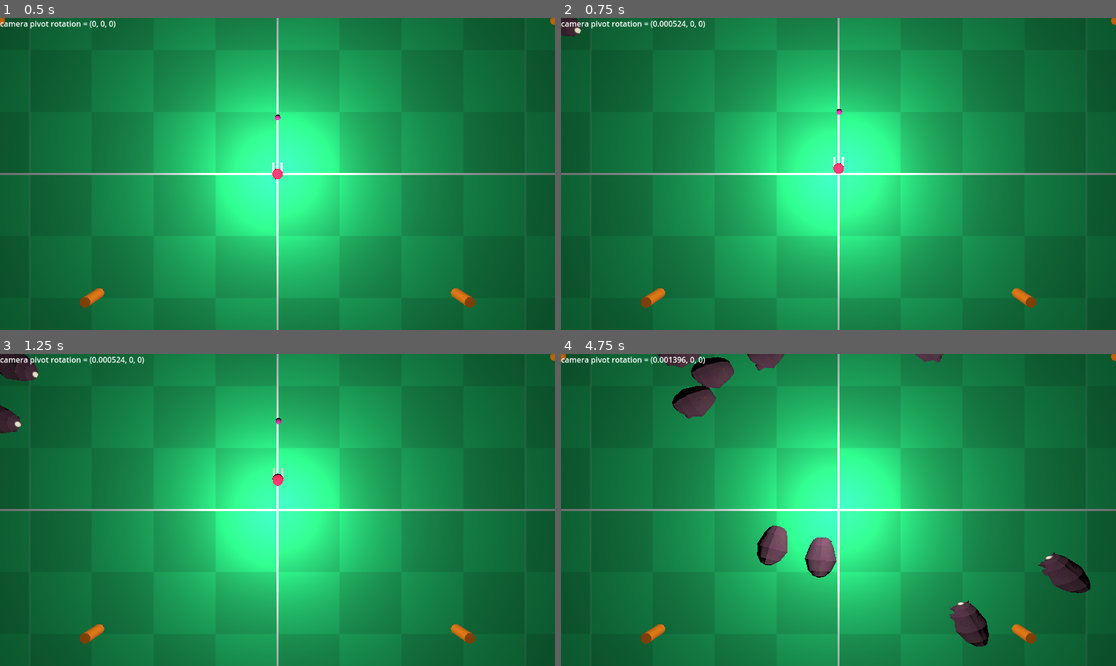
Above: before the commit, frames 1-4 (two rows, left to right).
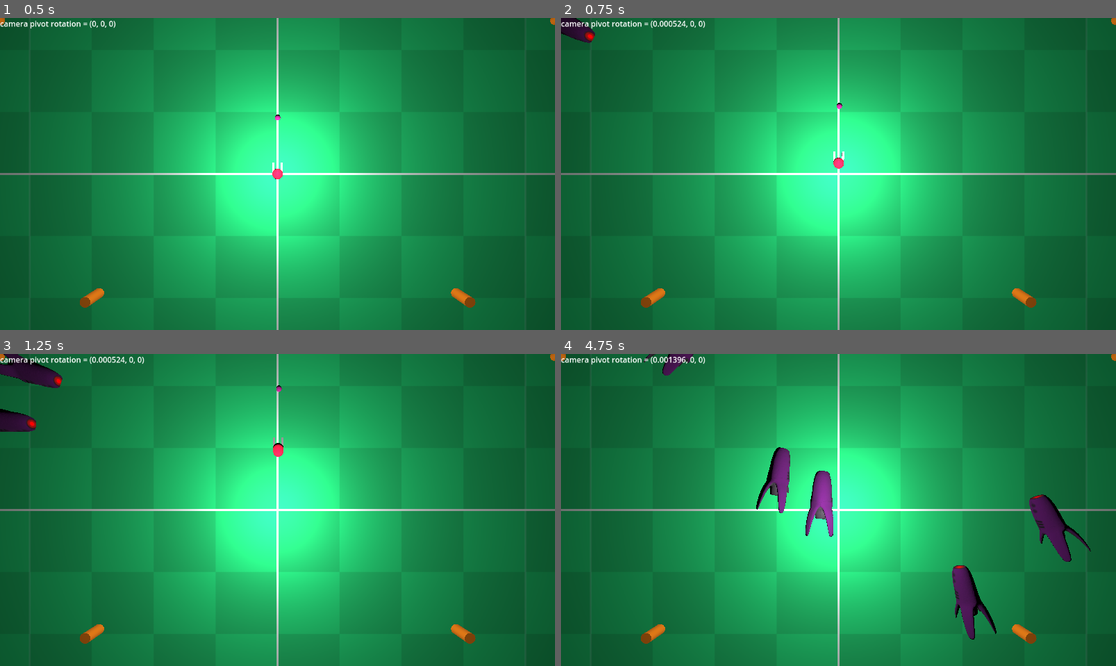
Above: after the commit, the same moments.

Repository: shinyPIKACHUx/GamJamJan2024
Game: Godot game, scene res://Levels/Ash_Test_Level.tscn
The game is run twice, just before and just after one commit, with the same random seed, the same clock (stepped at 60 frames per second) and the same inputs.
Inputs (mouse positions are in pixels of both pictures, inside the frame that each line leads up to):
- Up to frame 1 (0.5 s): no input
- Up to frame 2 (0.75 s): tap Enter (ui_accept) at 0.5 s; move the mouse to (866, 174) at 0.52 s; hold W (move_forward) from 0.53 s (still down); hold Shift (sprint) from 0.53 s (still down)
- Up to frame 3 (1.25 s): keep holding W (move_forward); keep holding Shift (sprint); tap Space (jump) at 0.77 s
- Up to frame 4 (4.75 s): keep holding W (move_forward); move the mouse to (810, 510) at 1.27 s; release Shift (sprint) at 1.28 s; tap Shift (sprint) at 1.35, 2.85, 4.35 s; tap Space (jump) at 1.52, 3.02, 3.77, 4.52 s; move the mouse to (849, 503) at 2.02 s; hold Shift (sprint) 2.03-2.78 s; move the mouse to (832, 516) at 2.77 s; move the mouse to (877, 513) at 3.52 s; hold Shift (sprint) 3.53-4.28 s; move the mouse to (794, 506) at 4.27 s

Frame 1 is identical in both runs. In frame 2, 0.4% of the frame differs, in the area x 0-52%, y 0-50%; in frame 3, 1.0%; in frame 4, 6.9%, in the area x 14-96%, y 0-94%.

Commit message:
Collision calls take damage function

Diff:
--- a/MechDonald/Enemies/BasicEnemy.tscn
+++ b/MechDonald/Enemies/BasicEnemy.tscn
@@ -3,17 +3,21 @@
 [ext_resource type="Script" path="res://Enemies/MoveTowardPlayer.gd" id="1_2d7ka"]
 [ext_resource type="PackedScene" uid="uid://ccr7yjxdoji02" path="res://Assets/Models/Aliens/AlienTorpedo/alien_torpedo.tscn" id="2_71xlg"]
 
-[sub_resource type="CapsuleShape3D" id="CapsuleShape3D_fx3x0"]
-radius = 1.69608
-height = 6.80377
+[sub_resource type="CapsuleShape3D" id="CapsuleShape3D_oxmrv"]
+radius = 1.30488
+height = 6.83212
 
 [node name="BasicEnemy" type="CharacterBody3D"]
 axis_lock_linear_y = true
 script = ExtResource("1_2d7ka")
 speed = 6
 
-[node name="CollisionShape3D" type="CollisionShape3D" parent="."]
-transform = Transform3D(1, 0, 0, 0, -4.37114e-08, -1, 0, 1, -4.37114e-08, 0, 0, 1.0676)
-shape = SubResource("CapsuleShape3D_fx3x0")
+[node name="AlienTorpedo" parent="." instance=ExtResource("2_71xlg")]
 
-[node name="AlienTorpedo" parent="." instance=ExtResource("2_71xlg")]
+[node name="Area3D" type="Area3D" parent="."]
+
+[node name="CollisionShape3D" type="CollisionShape3D" parent="Area3D"]
+transform = Transform3D(1, 0, 0, 0, -4.37114e-08, 1, 0, -1, -4.37114e-08, 0, 0, 1.08143)
+shape = SubResource("CapsuleShape3D_oxmrv")
+
+[connection signal="body_entered" from="Area3D" to="." method="_on_area_3d_body_entered"]
--- a/MechDonald/Enemies/EnemyBullet.gd
+++ b/MechDonald/Enemies/EnemyBullet.gd
@@ -1,13 +1,20 @@
 extends CharacterBody3D
 
+var playerRef
 
 func _physics_process(delta):
 	move_and_collide(velocity * delta)
 
-func initialize(pos, vel):
+func initialize(player, pos, vel):
+	playerRef = player
 	position = pos
 	velocity = vel
 
 
 func _on_timer_timeout():
 	queue_free()
+
+
+func _on_area_3d_body_entered(body):
+	if body.is_in_group("Player"):
+		playerRef.take_damage()
--- a/MechDonald/Enemies/EnemyBullet.tscn
+++ b/MechDonald/Enemies/EnemyBullet.tscn
@@ -3,19 +3,16 @@
 [ext_resource type="Material" uid="uid://c7aj8ux5thu3n" path="res://Materials/Player_Test_Material.tres" id="1_02sil"]
 [ext_resource type="Script" path="res://Enemies/EnemyBullet.gd" id="1_hvua2"]
 
-[sub_resource type="SphereShape3D" id="SphereShape3D_7vmm8"]
-radius = 0.500974
-
 [sub_resource type="SphereMesh" id="SphereMesh_i7ig1"]
 
 [sub_resource type="StandardMaterial3D" id="StandardMaterial3D_bgg8x"]
 
+[sub_resource type="SphereShape3D" id="SphereShape3D_7vmm8"]
+radius = 0.500974
+
 [node name="EnemyBullet" type="CharacterBody3D"]
 transform = Transform3D(0.3, 0, 0, 0, 0.3, 0, 0, 0, 0.3, 0, 0, 0)
 script = ExtResource("1_hvua2")
-
-[node name="CollisionShape3D" type="CollisionShape3D" parent="."]
-shape = SubResource("SphereShape3D_7vmm8")
 
 [node name="MeshInstance3D" type="MeshInstance3D" parent="."]
 material_override = ExtResource("1_02sil")
@@ -27,4 +24,11 @@
 one_shot = true
 autostart = true
 
+[node name="Area3D" type="Area3D" parent="."]
+
+[node name="CollisionShape3D" type="CollisionShape3D" parent="Area3D"]
+transform = Transform3D(1, 0, 0, 0, 1, 0, 0, 0, 1, 0, 0, 0)
+shape = SubResource("SphereShape3D_7vmm8")
+
 [connection signal="timeout" from="Timer" to="." method="_on_timer_timeout"]
+[connection signal="body_entered" from="Area3D" to="." method="_on_area_3d_body_entered"]
--- a/MechDonald/Enemies/MoveTowardPlayer.gd
+++ b/MechDonald/Enemies/MoveTowardPlayer.gd
@@ -27,5 +27,9 @@
 	# Set position data
 	position = spawn_location
 
+func _on_area_3d_body_entered(body):
+	if body.is_in_group("Player"):
+		playerRef.take_damage()
+
 func _on_visible_on_screen_enabler_3d_screen_exited():
 	queue_free();
--- a/MechDonald/Enemies/ShootingEnemy.gd
+++ b/MechDonald/Enemies/ShootingEnemy.gd
@@ -57,7 +57,11 @@
 		var direction = bullet_spawn_location.global_position.direction_to(playerRef.global_position)
 
 		get_tree().current_scene.add_child(bullet)
-		bullet.initialize(bullet_spawn_location.global_position, direction * shotSpeed)
+		bullet.initialize(playerRef, bullet_spawn_location.global_position, direction * shotSpeed)
+
+func _on_area_3d_body_entered(body):
+	if body.is_in_group("Player"):
+		playerRef.take_damage()
 
 func _on_visible_on_screen_enabler_3d_screen_exited():
 	queue_free();
--- a/MechDonald/Enemies/ShootingEnemy.tscn
+++ b/MechDonald/Enemies/ShootingEnemy.tscn
@@ -6,6 +6,9 @@
 
 [sub_resource type="SphereShape3D" id="SphereShape3D_5har3"]
 radius = 1.99925
+
+[sub_resource type="SphereShape3D" id="SphereShape3D_hg66k"]
+radius = 0.500974
 
 [node name="ShootingEnemy" type="CharacterBody3D"]
 axis_lock_linear_y = true
@@ -26,4 +29,11 @@
 [node name="BulletSpawnLocation" type="Node3D" parent="."]
 transform = Transform3D(1, 0, 0, 0, 1, 0, 0, 0, 1, 0, 0, -1.97112)
 
+[node name="Area3D" type="Area3D" parent="."]
+
+[node name="CollisionShape3D" type="CollisionShape3D" parent="Area3D"]
+transform = Transform3D(1, 0, 0, 0, 1, 0, 0, 0, 1, 0, 0, 0)
+shape = SubResource("SphereShape3D_hg66k")
+
 [connection signal="timeout" from="Timer" to="." method="shoot"]
+[connection signal="body_entered" from="Area3D" to="." method="_on_area_3d_body_entered"]
--- a/MechDonald/Levels/Ash_Test_Level.tscn
+++ b/MechDonald/Levels/Ash_Test_Level.tscn
@@ -1,7 +1,7 @@
 [gd_scene load_steps=10 format=3 uid="uid://2sye00d40ots"]
 
 [ext_resource type="Script" path="res://GameManager.gd" id="1_srfco"]
-[ext_resource type="PackedScene" uid="uid://ygwruj05wuih" path="res://Enemies/ShootingEnemy.tscn" id="2_mnjxw"]
+[ext_resource type="PackedScene" uid="uid://u7acjc1objkr" path="res://Enemies/BasicEnemy.tscn" id="2_13xb2"]
 [ext_resource type="Material" uid="uid://bvepha0qsftld" path="res://Materials/Ground_Test_Material.tres" id="2_u131b"]
 [ext_resource type="PackedScene" uid="uid://cktom2idg5lta" path="res://Player/Player.tscn" id="4_fxfgv"]
 
@@ -24,7 +24,7 @@
 
 [node name="AshTestLevel" type="Node3D"]
 script = ExtResource("1_srfco")
-mob_scene = ExtResource("2_mnjxw")
+mob_scene = ExtResource("2_13xb2")
 
 [node name="OmniLight3D" type="OmniLight3D" parent="."]
 transform = Transform3D(1, 0, 0, 0, 1, 0, 0, 0, 1, 0, 5, 0)
--- a/MechDonald/Player/Player.gd
+++ b/MechDonald/Player/Player.gd
@@ -146,6 +146,9 @@
 func addXP(xp: float):
 	self.totalXP += xp
 
+func take_damage():
+	print("Ouch!")
+
 #func _cameraPivotbob(time) -> Vector3:
 	#var pos = Vector3.ZERO
 	#pos.y = sin(time * BOB_FREQ) * BOB_AMP
--- a/MechDonald/Player/Player.tscn
+++ b/MechDonald/Player/Player.tscn
@@ -20,6 +20,7 @@
 
 [node name="CharacterBody3D" type="CharacterBody3D" groups=["Player"]]
 script = ExtResource("1_41el3")
+speed = 10.0
 
 [node name="MeshInstance3D" type="MeshInstance3D" parent="."]
 transform = Transform3D(1, 0, 0, 0, 1, 0, 0, 0, 1, 0, 1, 0)
Not shown: 1 places in MechDonald/Enemies/ShootingEnemy.tscn that only renumber resources
